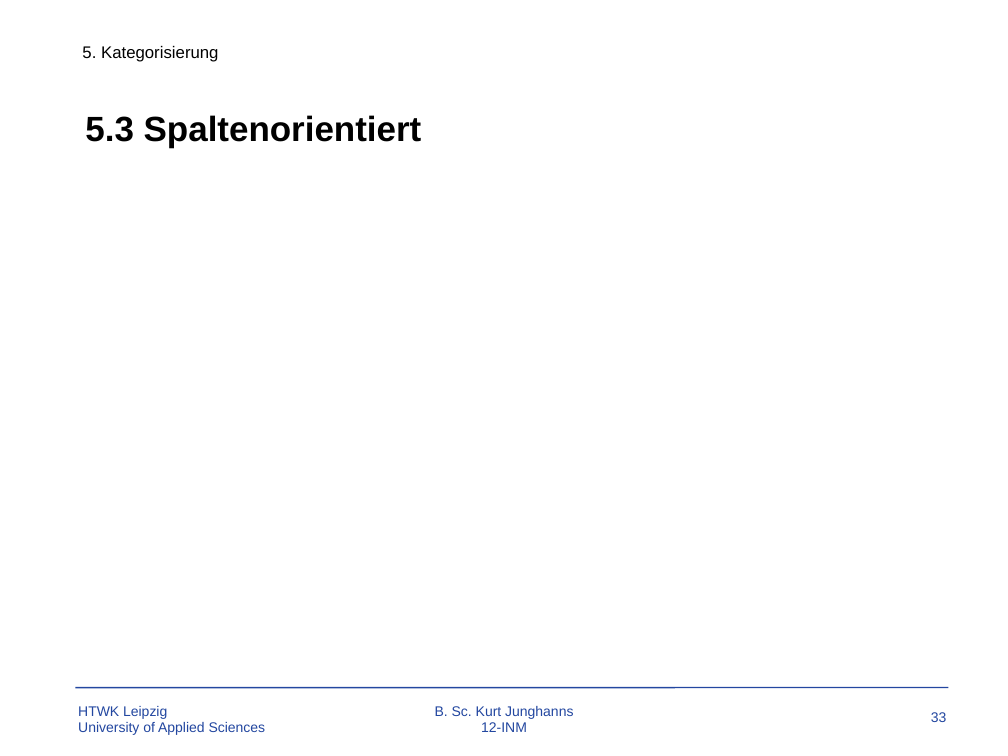
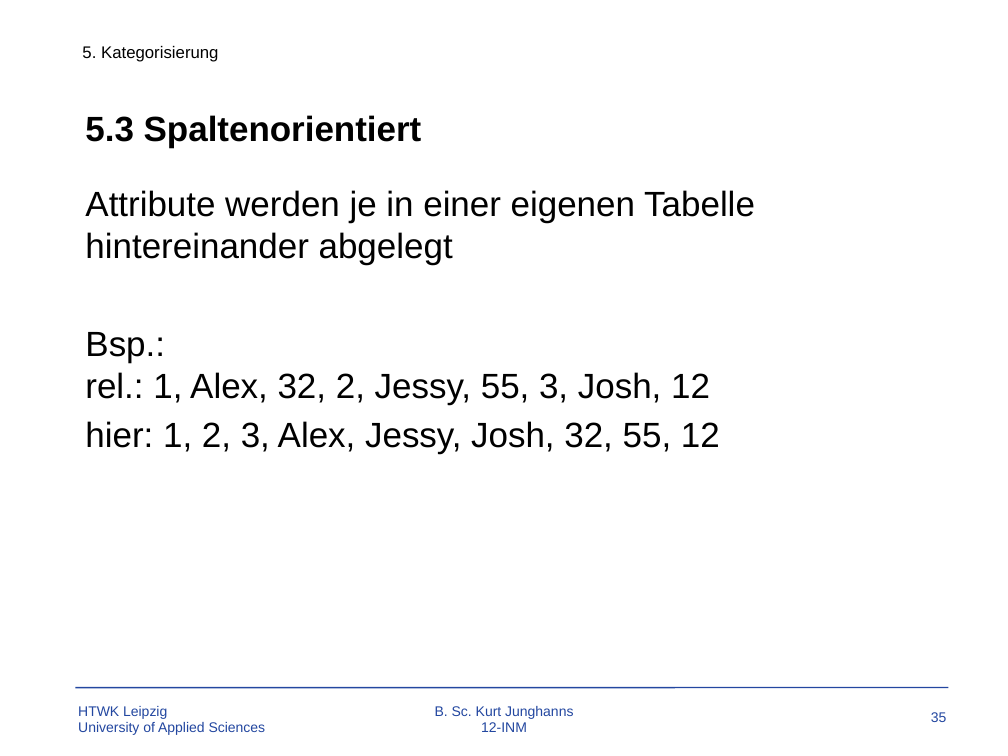
Before and after one commit to TBoonX/OS-Datenbanken, a slide deck: slide 35 of Praesentation.pptx (slide 33 before the commit). Drawn at 1008x756 pixels with LibreOffice and Linux fonts; fonts in the diff are those of the drawing; background and template pictures are left out. Boxes give left, top, right and bottom in pixels: in the first picture for what was removed or moved away, otherwise in the second. Text is boxed around its words. In the diff, an @@ line names an element or a change of style, - is before the commit and + after.

```diff
--- a/Praesentation.pptx
+++ b/Praesentation.pptx
@@ text added at [85, 190, 755, 454], 25 pt, text #000000 @@
+Attribute werden je in einer eigenen Tabelle hintereinander abgelegt
+Bsp.:
+rel.: 1, Alex, 32, 2, Jessy, 55, 3, Josh, 12
+hier: 1, 2, 3, Alex, Jessy, Josh, 32, 55, 12
@@ page number at [931, 712, 947, 722]: text changed @@
-33
+35
```
Also in this commit, not shown: 6 other slides changed, 8 slides added, 4 other files.
